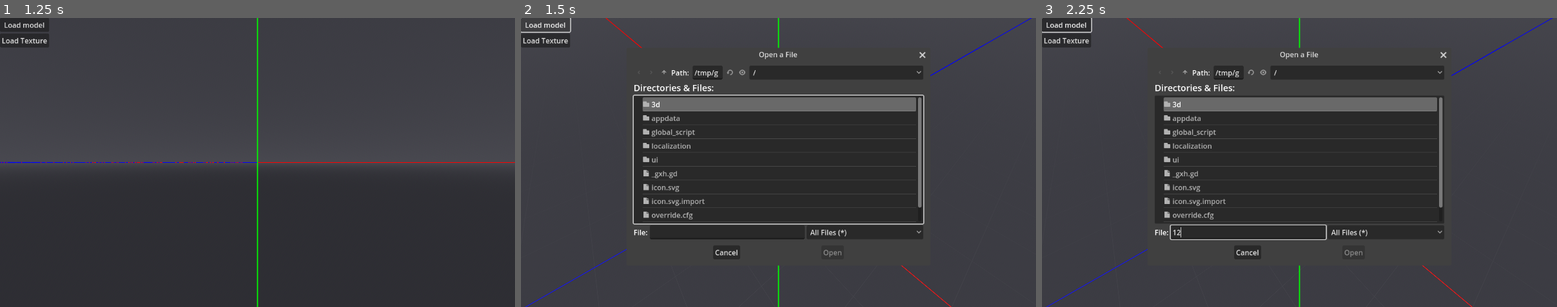
Above: before the commit, frames 1-3 (left to right).
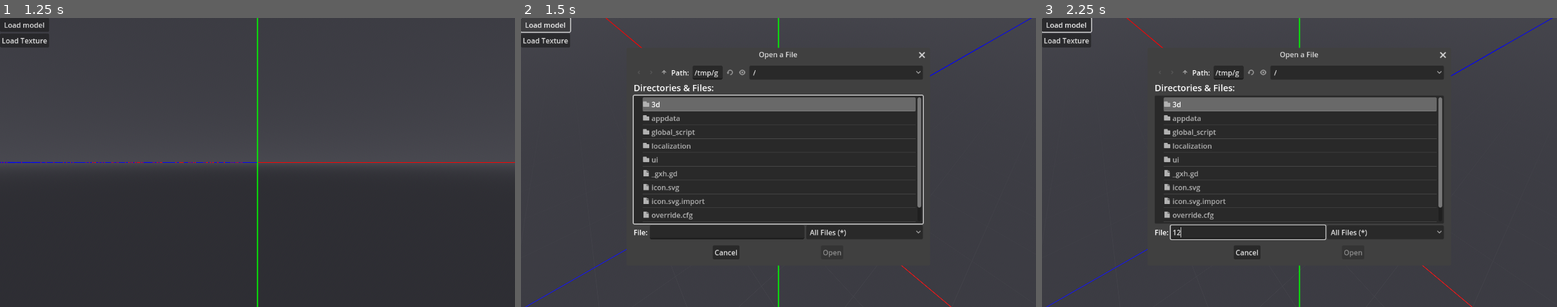
Above: after the commit, the same moments.

Repository: Nusiq/McGdModeling
Game: Godot game, scene res://ui/main/main_menu.tscn
The game is run twice, just before and just after one commit, with the same random seed, the same clock (stepped at 60 frames per second) and the same inputs.
Inputs (mouse positions are in pixels of both pictures, inside the frame that each line leads up to):
- Up to frame 1 (1.25 s): tap Enter at 0.5 s; hold Middle mouse button (gesture.pan_view) from 0.53 s (still down); click (257, 162) at 0.67 s
- Up to frame 2 (1.5 s): release Middle mouse button (gesture.pan_view) at 1.25 s; click "Load model" at 1.25 s
- Up to frame 3 (2.25 s): click (1248, 231) at 2.02 s; type "12" at 2.1 s

Frame 1 is identical in both runs. In frame 2, 0.4% of the frame differs, in the area x 37-80%, y 11-83%; in frame 3, 0.3%.

Commit message:
Implemented selection outline scene:
The scene renders outlines using additional SubViewport and camera. It uses 2 shaders - 1 on a mesh covering the view and 1 on the SubViewportContainer.
- The first shader creates a map on the red color channel image with edges highlighted and non edges set to 0.
- The second shader uses that map to render the outline on the screen or to change its color to fully transparent.

Outlines are visible through the wall.

The outline system allows setting view masks to mark which objects should be outlined. Warning - Setting it to the mask visible by the main camera will cover the screen with the image from the first shader.

Diff:
--- /dev/null
+++ b/3d/selection_outline/_example/selection_outline_example.tscn
@@ -0,0 +1,46 @@
+[gd_scene load_steps=7 format=3 uid="uid://bcbida0mm1e48"]
+
+[ext_resource type="PackedScene" uid="uid://dcr26yxltr5s" path="res://3d/selection_outline/selection_outline.tscn" id="1_sy0ox"]
+
+[sub_resource type="StandardMaterial3D" id="StandardMaterial3D_dyhsu"]
+
+[sub_resource type="TorusMesh" id="TorusMesh_gr4nn"]
+material = SubResource("StandardMaterial3D_dyhsu")
+
+[sub_resource type="CylinderMesh" id="CylinderMesh_ucl3w"]
+
+[sub_resource type="CapsuleMesh" id="CapsuleMesh_cnpoi"]
+
+[sub_resource type="TorusMesh" id="TorusMesh_4lxus"]
+
+[node name="OutlinePostprocessExample" type="Node3D"]
+
+[node name="Camera3D" type="Camera3D" parent="."]
+transform = Transform3D(1, 0, 0, 0, 1, 0, 0, 0, 1, 0, 0, 4.10001)
+cull_mask = 1
+
+[node name="SelectionOutline" parent="Camera3D" instance=ExtResource("1_sy0ox")]
+outline_layers = 2
+
+[node name="DirectionalLight3D" type="DirectionalLight3D" parent="."]
+transform = Transform3D(1, 0, 0, 0, 0.402108, 0.915592, 0, -0.915592, 0.402108, 0, 0, 0)
+
+[node name="VisibilityLayer2Mesh" type="MeshInstance3D" parent="."]
+transform = Transform3D(0.793226, 0.516766, 0.322096, 0, 0.528957, -0.848649, -0.608928, 0.67317, 0.419582, 0, 0, -0.541771)
+layers = 3
+mesh = SubResource("TorusMesh_gr4nn")
+
+[node name="VisibilityLayer2Mesh2" type="MeshInstance3D" parent="."]
+transform = Transform3D(1, 0, 0, 0, 1, 0, 0, 0, 1, -2.41256, 0, -0.0620683)
+layers = 3
+mesh = SubResource("CylinderMesh_ucl3w")
+
+[node name="VisibilityLayer3Mesh" type="MeshInstance3D" parent="."]
+transform = Transform3D(-0.0442386, -0.780635, -0.623419, -0.323013, 0.601688, -0.730502, 0.94536, 0.169056, -0.278774, -1.03277, 0, 0.258816)
+layers = 5
+mesh = SubResource("CapsuleMesh_cnpoi")
+
+[node name="VisibilityLayer3Mesh2" type="MeshInstance3D" parent="."]
+transform = Transform3D(0.941034, -0.338311, 0, 0.275455, 0.766197, -0.580575, 0.196415, 0.546341, 0.814207, 1.09328, 0, 0.215051)
+layers = 5
+mesh = SubResource("TorusMesh_4lxus")
--- /dev/null
+++ b/3d/selection_outline/selection_outline.gd
@@ -0,0 +1,22 @@
+extends Node3D
+
+@export var outline_color: Color = Color(1.0, 0.627, 0.157, 1.0):
+	get:
+		return outline_color
+	set(value):
+		outline_color = value
+		var viewport_container: SubViewportContainer = $SubViewportContainer
+		if viewport_container:
+			viewport_container.material["shader_parameter/outlineColor"] = value
+
+
+@export_flags_3d_render var outline_layers: int = 2:
+	get:
+		return outline_layers
+	set(value):
+		outline_layers = value
+		var posprocessing_mesh: MeshInstance3D = $MeshInstance3D
+		var camera: Camera3D = $SubViewportContainer/SubViewport/Camera3D
+		if posprocessing_mesh and camera:
+			posprocessing_mesh.layers = value
+			camera.cull_mask = value
--- /dev/null
+++ b/3d/selection_outline/selection_outline.tscn
@@ -0,0 +1,46 @@
+[gd_scene load_steps=7 format=3 uid="uid://dcr26yxltr5s"]
+
+[ext_resource type="Shader" path="res://3d/selection_outline/selection_outline_quad.gdshader" id="1_usubr"]
+[ext_resource type="Script" path="res://3d/selection_outline/selection_outline.gd" id="1_xvwbl"]
+[ext_resource type="Shader" path="res://3d/selection_outline/selection_outline_canvas.gdshader" id="2_x5e6e"]
+
+[sub_resource type="ShaderMaterial" id="ShaderMaterial_mlr58"]
+render_priority = 0
+shader = ExtResource("1_usubr")
+
+[sub_resource type="QuadMesh" id="QuadMesh_pgtmj"]
+material = SubResource("ShaderMaterial_mlr58")
+
+[sub_resource type="ShaderMaterial" id="ShaderMaterial_5aqnp"]
+shader = ExtResource("2_x5e6e")
+shader_parameter/outlineColor = Color(1, 0.627, 0.157, 1)
+
+[node name="SelectionOutline" type="Node3D"]
+script = ExtResource("1_xvwbl")
+
+[node name="MeshInstance3D" type="MeshInstance3D" parent="."]
+transform = Transform3D(1, 0, 0, 0, 1, 0, 0, 0, 1, 0, 0, -0.1)
+layers = 2
+mesh = SubResource("QuadMesh_pgtmj")
+skeleton = NodePath("../../..")
+
+[node name="RemoteTransform3D" type="RemoteTransform3D" parent="."]
+remote_path = NodePath("../SubViewportContainer/SubViewport/Camera3D")
+
+[node name="SubViewportContainer" type="SubViewportContainer" parent="."]
+material = SubResource("ShaderMaterial_5aqnp")
+anchors_preset = 15
+anchor_right = 1.0
+anchor_bottom = 1.0
+grow_horizontal = 2
+grow_vertical = 2
+mouse_filter = 2
+stretch = true
+
+[node name="SubViewport" type="SubViewport" parent="SubViewportContainer"]
+handle_input_locally = false
+size = Vector2i(1152, 648)
+render_target_update_mode = 4
+
+[node name="Camera3D" type="Camera3D" parent="SubViewportContainer/SubViewport"]
+cull_mask = 2
--- /dev/null
+++ b/3d/selection_outline/selection_outline_canvas.gdshader
@@ -0,0 +1,14 @@
+// Takes the image from the SubViewport which should map outline transparency
+// with the red color channel to create an image to overlay on top of the main
+// vieweport to display the outlines.
+shader_type canvas_item;
+
+uniform vec3 outlineColor: source_color = vec3(1.0, 0.627, 0.157);
+
+void fragment() {
+	if (COLOR.r == 0.0) {
+		COLOR = vec4(0.0, 0.0, 0.0, 0.0);
+	} else {
+		COLOR = vec4(outlineColor, COLOR.r);
+	}
+}
--- /dev/null
+++ b/3d/selection_outline/selection_outline_quad.gdshader
@@ -0,0 +1,48 @@
+// Generates a fully non-transparent texture that maps where the outlines should
+// be rendered on the screen using the red color channel. The intensity of the
+// red color also defines how intense the outline should be.
+shader_type spatial;
+render_mode unshaded;
+
+uniform sampler2D SCREEN_TEXTURE: hint_screen_texture, repeat_disable;
+
+
+const int lineWidth = 2;
+
+void fragment() {
+	vec4 textureHere = texture(SCREEN_TEXTURE, SCREEN_UV);
+	ALBEDO = textureHere.rgb;
+
+	bool isCloseToEdge = false;
+	bool isHereInside = textureHere.a > 0.0;
+
+	// The distance is to blend the intensity from the edge. The outline is
+	// drawn in both directions (as inline and outline).
+	float edgeDistance = 1e10;
+	for (int x = -lineWidth; x < lineWidth; x++) {
+		for (int y = -lineWidth; y < lineWidth; y++) {
+			vec2 offsetCrds = vec2(float(x), float(y));
+			vec4 textureNearby = texture(
+				SCREEN_TEXTURE, SCREEN_UV + offsetCrds / VIEWPORT_SIZE);
+			bool isNearbyInside = textureNearby.a > 0.0;
+			if (isHereInside != isNearbyInside) {
+				isCloseToEdge = true;
+				edgeDistance = min(
+					edgeDistance,
+					length(offsetCrds)
+				);
+			}
+		}
+	}
+
+	if (isCloseToEdge) {
+		float edgeDistanceBlend =
+			1.0 - (edgeDistance/sqrt(2.0*pow(float(lineWidth), 2.0)));
+		ALBEDO = vec3(
+			edgeDistanceBlend, 0.0, 0.0);
+		DEPTH = 1e10;
+	} else {
+		ALBEDO = vec3(0.0, 0.0, 0.0);
+		//discard;
+	}
+}
--- a/project.godot
+++ b/project.godot
@@ -61,6 +61,12 @@
 
 locale/translations=PackedStringArray("res://localization/localization.en.translation", "res://localization/localization.pl.translation")
 
+[layer_names]
+
+3d_render/layer_1="Default"
+3d_render/layer_2="Selected Objects"
+3d_render/layer_3="Active Objects"
+
 [rendering]
 
 anti_aliasing/quality/msaa_3d=2
